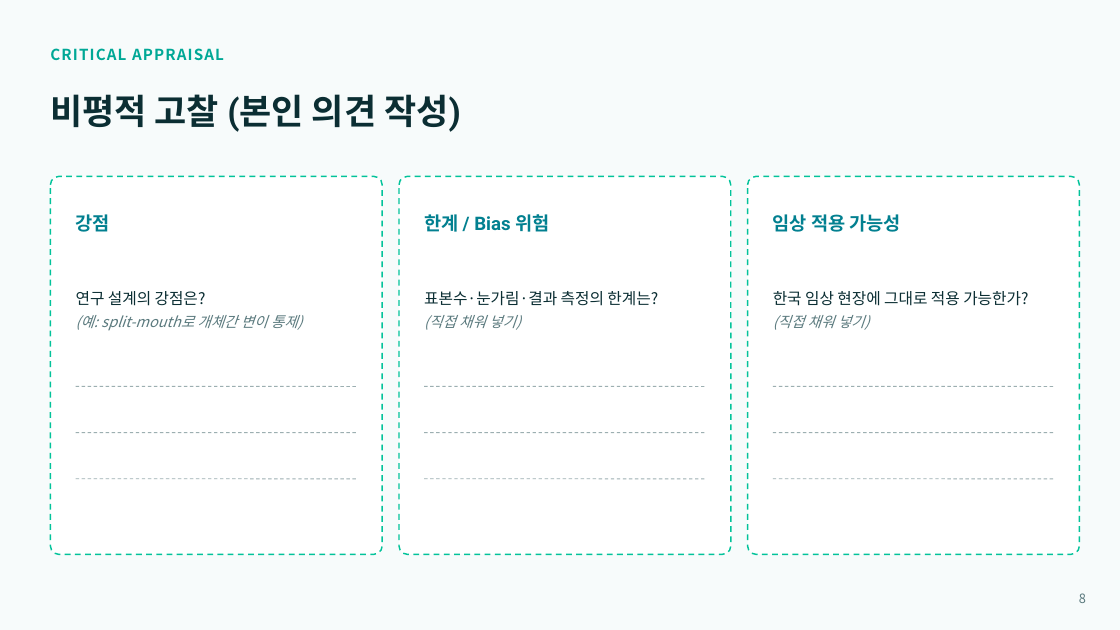
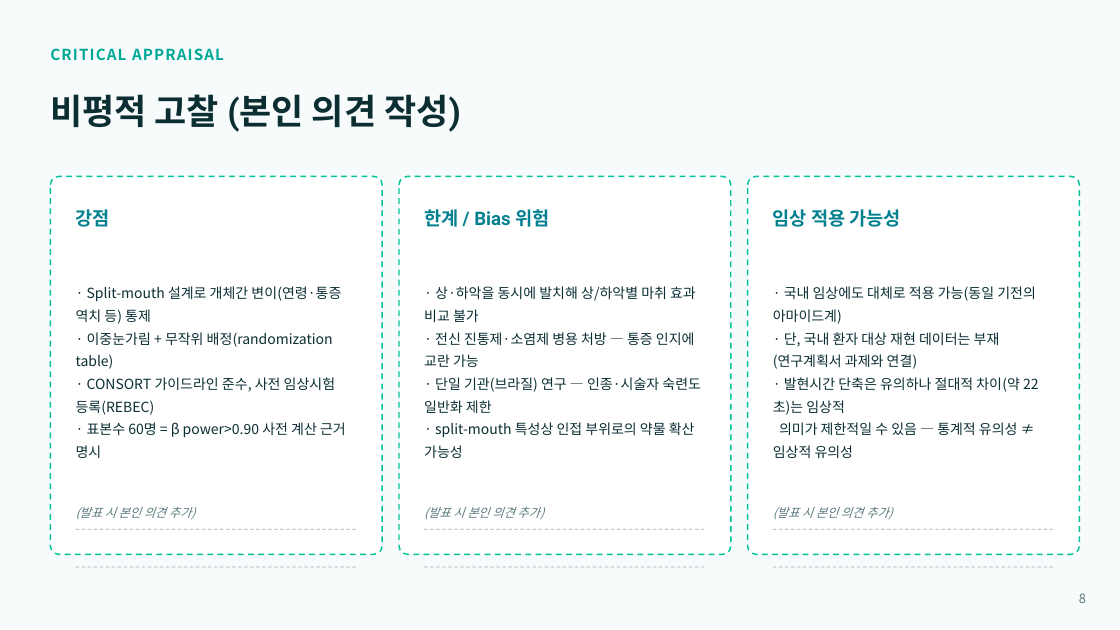
Before and after one commit to yojokem/-, a slide deck: slide 8 of 치과약리학실험2-논문발표/치과약리학실험2_논문발표.pptx. Drawn at 1120x630 pixels with LibreOffice and Linux fonts; fonts in the diff are those of the drawing. Boxes give left, top, right and bottom in pixels: in the first picture for what was removed or moved away, otherwise in the second. Text is boxed around its words. In the diff, an @@ line names an element or a change of style, - is before the commit and + after.

```diff
--- a/치과약리학실험2-논문발표/치과약리학실험2_논문발표.pptx
+++ b/치과약리학실험2-논문발표/치과약리학실험2_논문발표.pptx
@@ text "강점": place and size @@
-text "강점" at [76,214,110,232]
+text "강점" at [76,209,110,227]
@@ text "한계 / Bias 위험": place and size @@
-text "한계 / Bias 위험" at [424,214,549,232]
+text "한계 / Bias 위험" at [424,209,549,227]
@@ text "임상 적용 가능성": place and size @@
-text "임상 적용 가능성" at [773,214,901,232]
+text "임상 적용 가능성" at [773,209,901,227]
@@ text at [76,286,346,458]: text changed; size 12.5 to 12 pt; text colour #5B7A7E to #0B2E33; italic off @@
-연구 설계의 강점은?
-(예: split-mouth로 개체간 변이 통제)
+· Split-mouth 설계로 개체간 변이(연령·통증 역치 등) 통제
+· 이중눈가림 + 무작위 배정(randomization table)
+· CONSORT 가이드라인 준수, 사전 임상시험 등록(REBEC)
+· 표본수 60명 = β power>0.90 사전 계산 근거 명시
@@ text at [424,286,701,458]: text changed; size 13.5 to 12 pt @@
-표본수·눈가림·결과 측정의 한계는?
-(직접 채워 넣기)
+· 상·하악을 동시에 발치해 상/하악별 마취 효과 비교 불가
+· 전신 진통제·소염제 병용 처방 — 통증 인지에 교란 가능
+· 단일 기관(브라질) 연구 — 인종·시술자 숙련도 일반화 제한
+· split-mouth 특성상 인접 부위로의 약물 확산 가능성
@@ text at [773,286,1036,458]: text changed; size 13.5 to 12 pt @@
-한국 임상 현장에 그대로 적용 가능한가?
-(직접 채워 넣기)
+· 국내 임상에도 대체로 적용 가능(동일 기전의 아마이드계)
+· 단, 국내 환자 대상 재현 데이터는 부재(연구계획서 과제와 연결)
+· 발현시간 단축은 유의하나 절대적 차이(약 22초)는 임상적
+의미가 제한적일 수 있음 — 통계적 유의성 ≠ 임상적 유의성
@@ line removed from (76, 386) to (357, 386) @@
@@ line removed from (424, 386) to (706, 386) @@
@@ line removed from (773, 386) to (1054, 386) @@
@@ text added at [76,507,196,519], 10.5 pt, text #5B7A7E, italic @@
+(발표 시 본인 의견 추가)
@@ text added at [424,507,544,519], 10.5 pt, text #5B7A7E, italic @@
+(발표 시 본인 의견 추가)
@@ text added at [773,507,893,519], 10.5 pt, text #5B7A7E, italic @@
+(발표 시 본인 의견 추가)
@@ 3 lines: place and size @@
-3 lines at [76,433,1054,433]
+3 lines at [76,529,1054,529]
@@ 3 lines: place and size @@
-3 lines at [76,479,1054,479]
+3 lines at [76,567,1054,567]
```
Also in this commit, not shown: 3 other slides changed, 4 other files.
